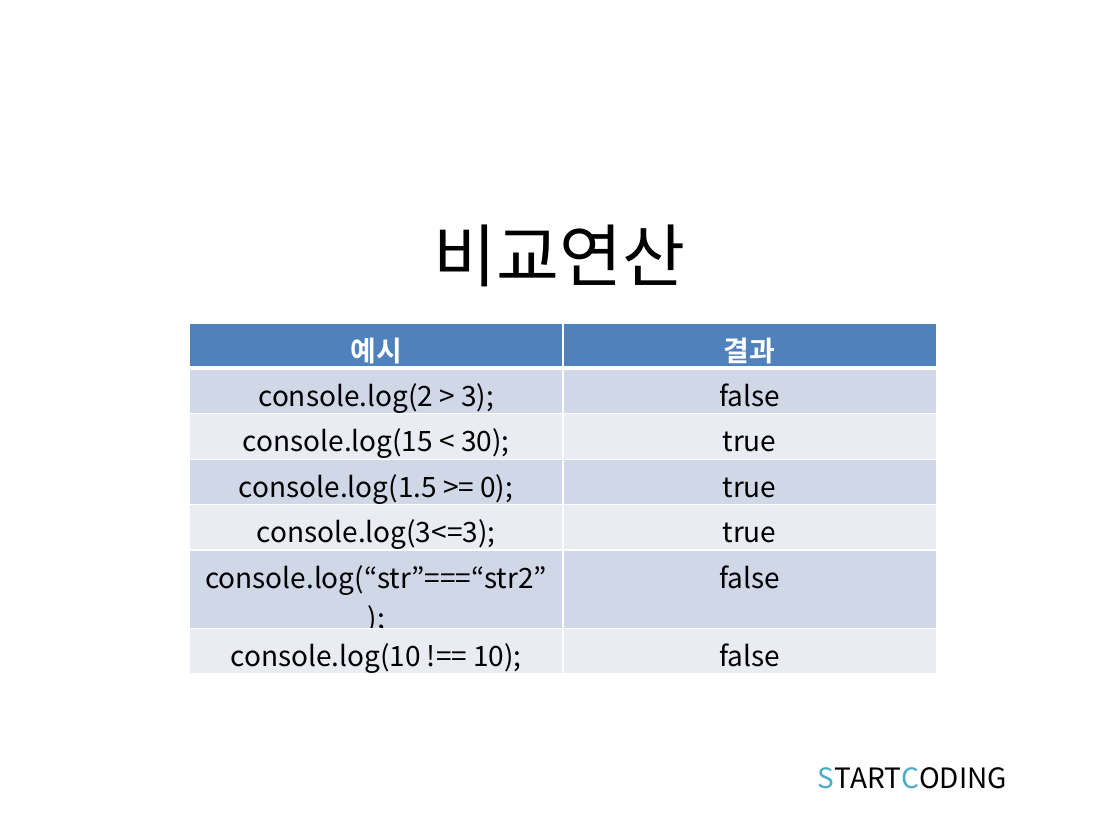
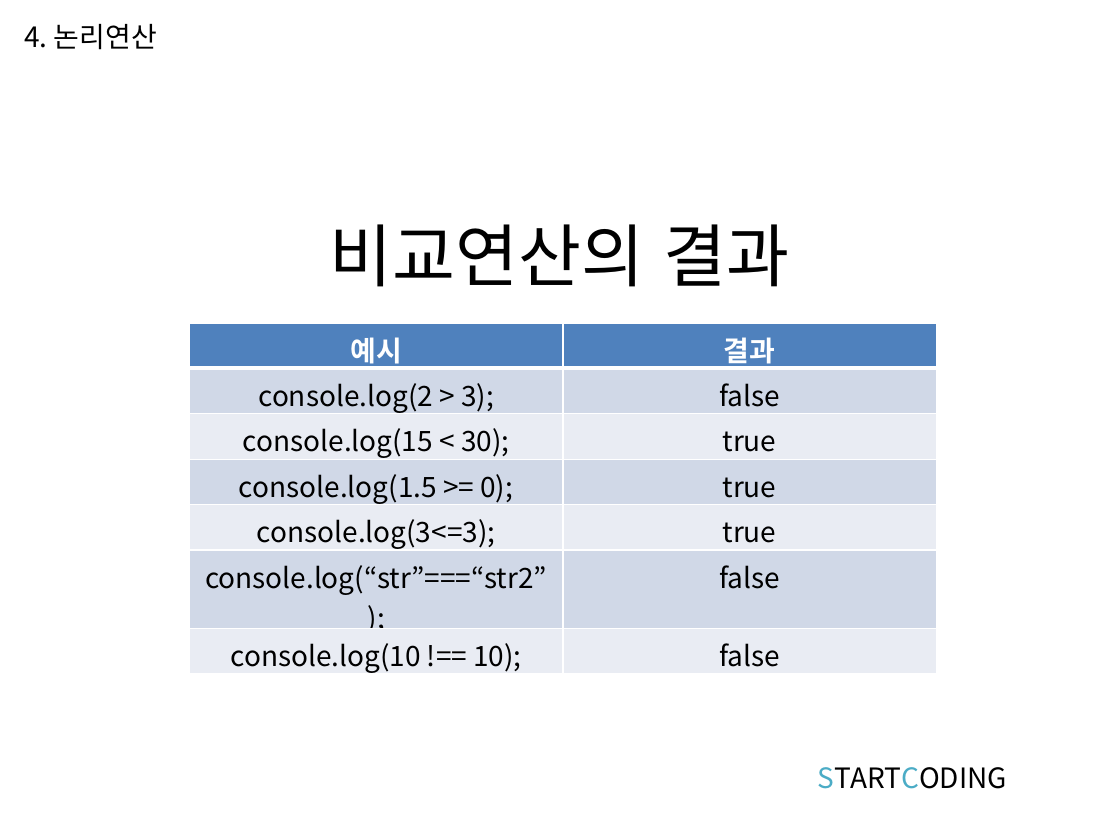
Before and after one commit to kwonkijun/web, a slide deck: slide 12 of 프론트엔드기초(PPT)/JAVASCRIPT 4강_연산과 연산자.pptx (slide 11 before the commit). Drawn at 1120x840 pixels with LibreOffice and Linux fonts; fonts in the diff are those of the drawing. Boxes give left, top, right and bottom in pixels: in the first picture for what was removed or moved away, otherwise in the second. Text is boxed around its words. In the diff, an @@ line names an element or a change of style, - is before the commit and + after.

```diff
--- a/프론트엔드기초(PPT)/JAVASCRIPT 4강_연산과 연산자.pptx
+++ b/프론트엔드기초(PPT)/JAVASCRIPT 4강_연산과 연산자.pptx
@@ text added at (x1=24, y1=24, x2=157, y2=50), 18 pt, text #000000 @@
+4. 논리연산
@@ title at (x1=330, y1=224, x2=790, y2=287): text changed @@
-비교연산
+비교연산의 결과
```
Also in this commit, not shown: 14 other slides changed, 1 slide added, 2 other files.
